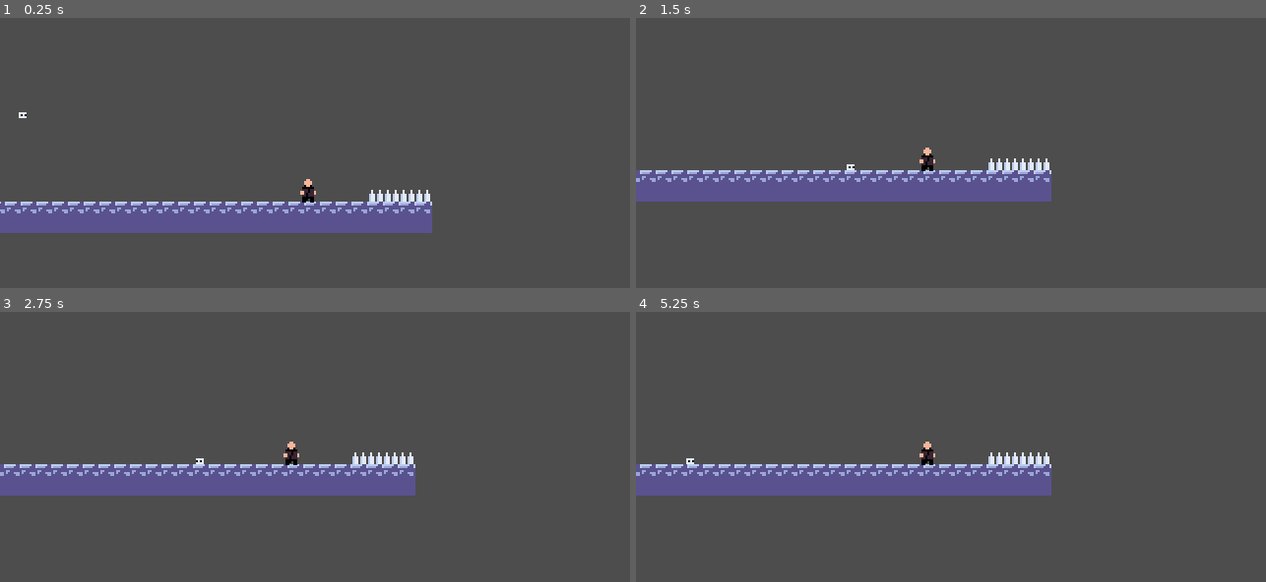
Above: before the commit, frames 1-4 (two rows, left to right).
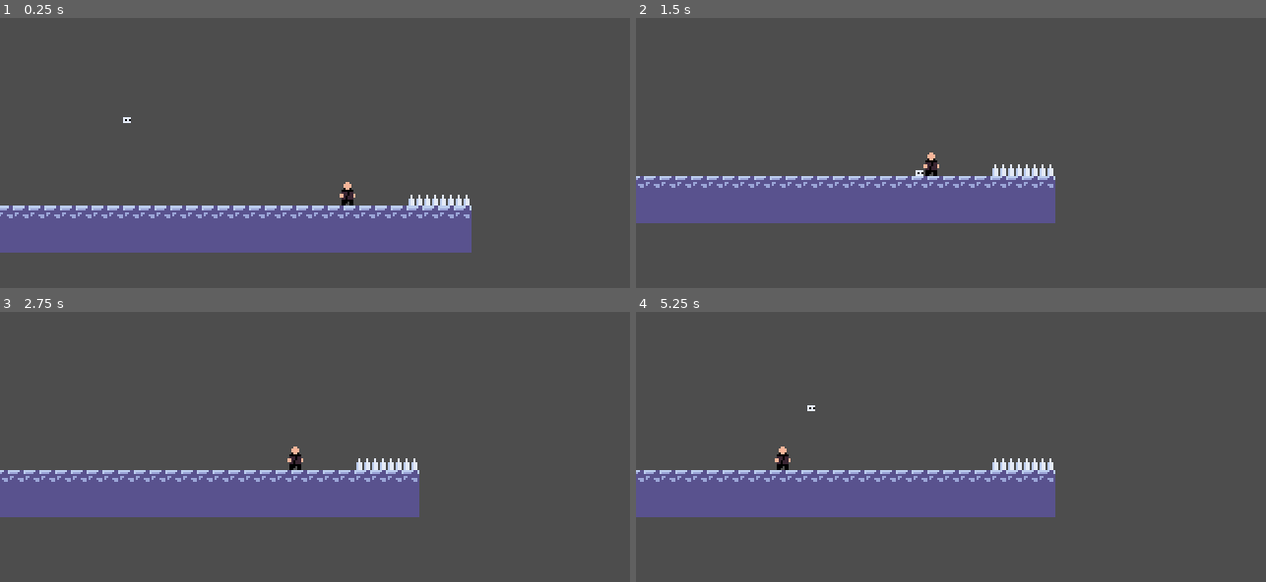
Above: after the commit, the same moments.

Repository: MikealMaksimus/DayDream
Game: Godot game, scene res://the_real_test.tscn
Two runs of this game, one before a commit and one after it. Both use one fixed random seed, a clock stepped at 60 frames per second and the inputs below. The project has no main scene, so this scene is started directly.
Inputs:
- Up to frame 1 (0.25 s): no input
- Up to frame 2 (1.5 s): hold D (right) from 0.53 s (still down); tap K (Posess) at 0.6, 1.35 s; tap Space (jump) at 0.77 s
- Up to frame 3 (2.75 s): tap Space (jump) at 1.52 s; tap Enter at 2 s; release D (right) at 2.03 s; hold A (left) from 2.03 s (still down); tap K (Posess) at 2.1 s
- Up to frame 4 (5.25 s): tap Space (jump) at 2.75, 3.02, 3.77, 4.52 s; release A (left) at 2.78 s; hold D (right) 2.78-4.28 s; tap K (Posess) every 0.75 s from 2.85 to 5.1 s; hold A (left) 4.28-5.03 s; hold D (right) from 5.03 s (still down)

The runs differ from the first frame. In frame 1, 9.3% of the frame differs, in the area x 0-75%, y 34-87%; in frame 2, 8.6%; in frame 3, 8.6%; in frame 4, 8.8%.

Commit message:
Posesionaq21

Diff:
--- a/Info.gd
+++ b/Info.gd
@@ -7,3 +7,4 @@
 var wallJump = false
 
 var posessing = false
+var posessed
--- a/dude.gd
+++ b/dude.gd
@@ -1,19 +1,27 @@
-extends Node2D
+extends CharacterBody2D
 
 var onArea = false
+var gravity = 1400
 
 func _ready() -> void:
-	pass # Replace with function body.
-
+	velocity = Vector2(0, 0)
 
 # Called every frame. 'delta' is the elapsed time since the previous frame.
 func _process(delta: float) -> void:
+	if not is_on_floor():
+		velocity.y +=  gravity * delta * 1.6
+	else:
+		velocity.y = 0
+
 	if Input.is_action_just_pressed("Posess") and onArea:
 		sacrifice()
+
+	move_and_slide()
 
 func sacrifice():
 	Info.posessing = true
 	Info.hop = true
+	Info.posessed = load("res://dude.tscn")
 	queue_free()
 
 func _on_area_2d_body_entered(body: Node2D) -> void:
--- a/dude.tscn
+++ b/dude.tscn
@@ -6,7 +6,12 @@
 [sub_resource type="RectangleShape2D" id="RectangleShape2D_sv8pr"]
 size = Vector2(16, 12)
 
-[node name="Dude" type="Node2D"]
+[sub_resource type="RectangleShape2D" id="RectangleShape2D_0i8vh"]
+size = Vector2(7, 12)
+
+[node name="Dude" type="CharacterBody2D"]
+collision_layer = 4
+collision_mask = 4
 script = ExtResource("1_7vldv")
 
 [node name="Dude" type="Sprite2D" parent="."]
@@ -17,5 +22,9 @@
 [node name="CollisionShape2D" type="CollisionShape2D" parent="Area2D"]
 shape = SubResource("RectangleShape2D_sv8pr")
 
+[node name="CollisionShape2D" type="CollisionShape2D" parent="."]
+position = Vector2(-0.5, 0.5)
+shape = SubResource("RectangleShape2D_0i8vh")
+
 [connection signal="body_entered" from="Area2D" to="." method="_on_area_2d_body_entered"]
 [connection signal="body_exited" from="Area2D" to="." method="_on_area_2d_body_exited"]
--- a/grass_map.tscn
+++ b/grass_map.tscn
@@ -57,7 +57,8 @@
 
 [sub_resource type="TileSet" id="TileSet_5djf8"]
 tile_size = Vector2i(8, 8)
-physics_layer_0/collision_layer = 1
+physics_layer_0/collision_layer = 5
+physics_layer_0/collision_mask = 5
 sources/0 = SubResource("TileSetAtlasSource_5gjxq")
 
 [node name="GrassMap" type="TileMap"]
--- a/player.gd
+++ b/player.gd
@@ -2,7 +2,7 @@
 
 var double = false
 
-
+var canDrop = false
 
 var speed = 140
 var acc = 40
@@ -26,9 +26,18 @@
 	if Info.hop:
 		jumping()
 
-	if Info.posessing and Input.is_action_just_pressed("Posess"):
+	if Info.posessing and Input.is_action_just_pressed("Posess") and canDrop:
+		var drop = load("res://dude.tscn").instantiate()
+		drop.position = global_position
+		get_parent().add_child(drop)
+		canDrop = false
+		Info.hop = false
+		Info.posessing = false
+		Info.posessed = null
 		velocity.y = -jump
-		Info.hop = false
+
+	if Info.posessing:
+		canDrop = true
 
 
 	animation()
--- a/stone_map.tscn
+++ b/stone_map.tscn
@@ -67,7 +67,8 @@
 
 [sub_resource type="TileSet" id="TileSet_a1a2q"]
 tile_size = Vector2i(8, 8)
-physics_layer_0/collision_layer = 1
+physics_layer_0/collision_layer = 5
+physics_layer_0/collision_mask = 5
 sources/0 = SubResource("TileSetAtlasSource_pmle7")
 
 [node name="StoneMap" type="TileMap"]
--- a/the_real_test.tscn
+++ b/the_real_test.tscn
@@ -10,9 +10,10 @@
 [node name="TheRealTest" type="Node2D"]
 
 [node name="StoneMap" parent="." instance=ExtResource("1_lqera")]
-layer_0/tile_data = PackedInt32Array(983040, 65536, 0, 10485 …(1277 unchanged characters)…  1, 1048566, 65536, 0, 1114102, 65536, 1)
+layer_0/tile_data = PackedInt32Array(983040, 65536, 0, 10485 …(1277 unchanged characters)…  1, 1048566, 65536, 0, 1114102, 65536, 1, 1114137, 65536, 1, 1114136, 65536, 1, 1114135, 65536, 1, 1114134, 65536, 1, 1114133, 65536, 1, 1114132, 65536, 1, 1114131, 65536, 1, 1114130, 65536, 1, 1114129, 65536, 1, 1114128, 65536, 1, 1114127, 65536, 1, 1114126, 65536, 1, 1114125, 65536, 1, 1114124, 65536, 1, 1114123, 65536, 1, 1114122, 65536, 1, 1114121, 65536, 1, 1114120, 65536, 1, 1114119, 65536, 1, 1114118, 65536, 1, 1114117, 65536, 1, 1114116, 65536, 1, 1114115, 65536, 1, 1114114, 65536, 1, 1114113, 65536, 1, 1114112, 65536, 1, 1179647, 65536, 1, 1179646, 65536, 1, 1179645, 65536, 1, 1179644, 65536, 1, 1179643, 65536, 1, 1179642, 65536, 1, 1179641, 65536, 1, 1179640, 65536, 1, 1179639, 65536, 1, 1179638, 65536, 1)
 
 [node name="Player" parent="." instance=ExtResource("2_aaam8")]
+position = Vector2(33, 0)
 
 [node name="Dude" parent="." instance=ExtResource("3_71no4")]
 position = Vector2(145, 114)
@@ -21,7 +22,7 @@
 layer_0/tile_data = PackedInt32Array(917529, 0, 0, 917528, 0, 0, 917527, 0, 0, 917526, 0, 0)
 
 [node name="CameraAnchor" parent="." instance=ExtResource("5_r5qvl")]
-position = Vector2(157, 90)
+position = Vector2(155, 87)
 
 [node name="CameraAnchor2" parent="." instance=ExtResource("5_r5qvl")]
 position = Vector2(-159, 90)
Not shown: 1 places in dude.tscn that only renumber resources
